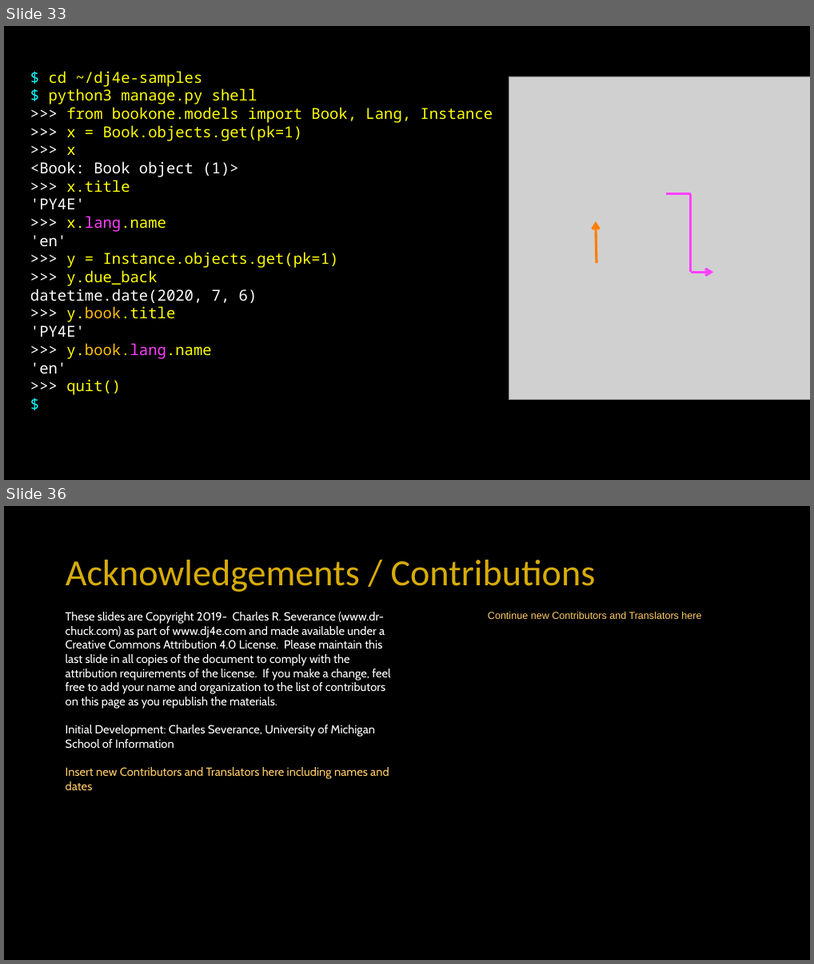
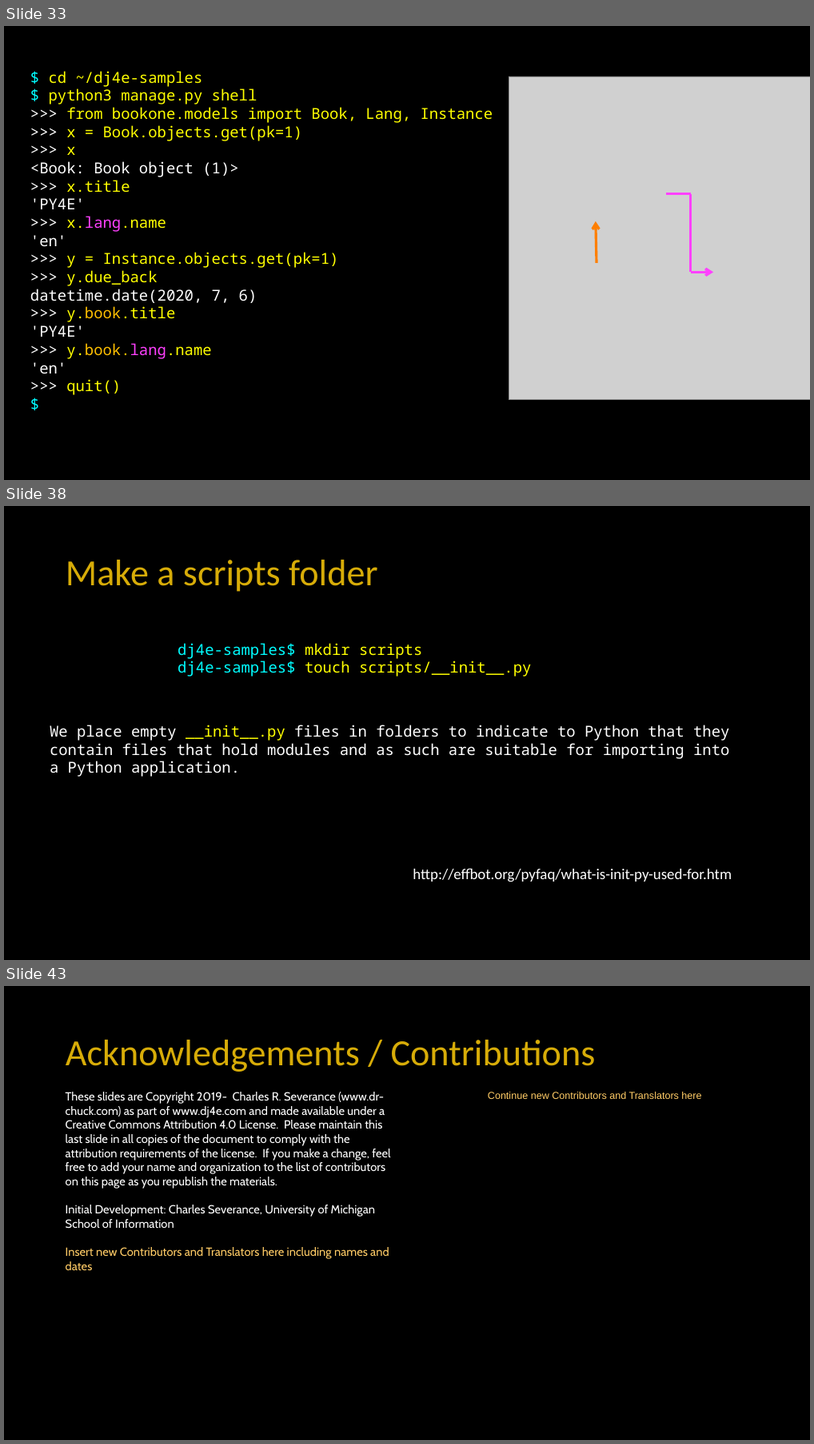
Before and after one commit to csev/dj4e, a slide deck: lectures/DJ-03-One-To-Many.pptx. Shown one above the other, each under a label of ours: slides 33 and 36 before the commit, slides 33, 38 and 43 after it; the slides between them are not shown. The pictures are 814x964 and 814x1444 pixels, drawn with LibreOffice and Linux fonts; fonts in the diff are those of the drawing; grey boxes stand for pictures. Boxes give left, top, right and bottom in pixels: in the first picture for what was removed or moved away, otherwise in the second. Text is boxed around its words. In the diff, an @@ line names an element or a change of style, - is before the commit and + after.

```diff
--- a/lectures/DJ-03-One-To-Many.pptx
+++ b/lectures/DJ-03-One-To-Many.pptx
@@ slide 38 added at box(4, 506, 810, 960), background #000000 @@
@@ title added at box(66, 560, 378, 592), 44 pt, text #D7AC08 @@
+Make a scripts folder
@@ text added at box(178, 643, 531, 676), 18 pt, text #FFFF00 @@
+dj4e-samples$ mkdir scripts
+dj4e-samples$ touch scripts/__init__.py
@@ text added at box(50, 724, 730, 776), 18 pt, text #FFFFFF @@
+We place empty __init__.py files in folders to indicate to Python that they contain files that hold modules and as such are suitable for importing into a Python application.
@@ text added at box(413, 868, 732, 882), 18 pt, text #FFFFFF @@
+http://effbot.org/pyfaq/what-is-init-py-used-for.htm
@@ what was slide 36 is now slide 43 @@
```
Also in this commit, not shown: 8 other slides added, 2 slides removed, 1 other file.
